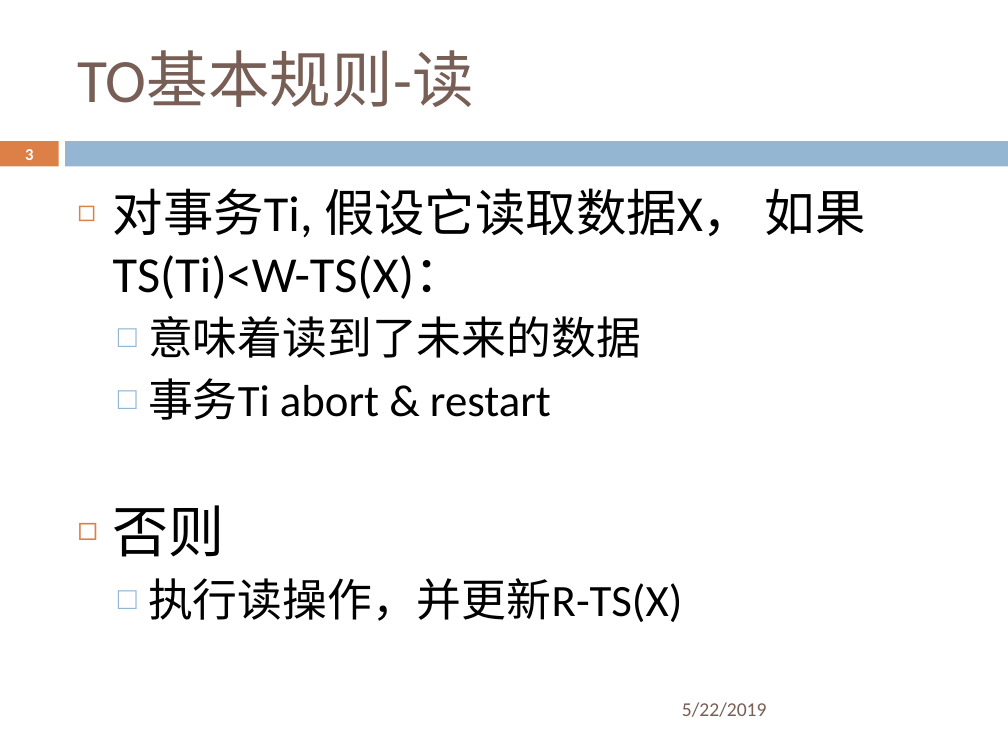
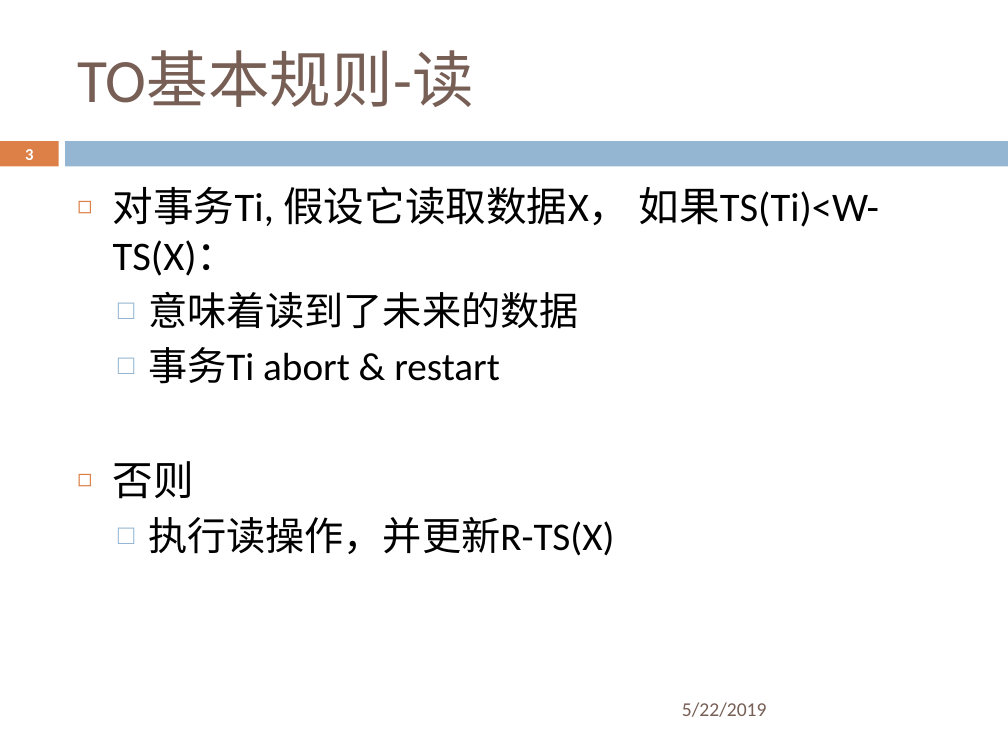
Before and after one commit to ZhangZihao270/DaSE_DBMS_Implemention, a slide deck: slide 3 of 并发控制/cc_to/slides/cc_to.pptx. Drawn at 1008x756 pixels with LibreOffice and Linux fonts; fonts in the diff are those of the drawing; background and template pictures are left out. Boxes give left, top, right and bottom in pixels: in the first picture for what was removed or moved away, otherwise in the second. Text is boxed around its words. In the diff, an @@ line names an element or a change of style, - is before the commit and + after.

```diff
--- a/并发控制/cc_to/slides/cc_to.pptx
+++ b/并发控制/cc_to/slides/cc_to.pptx
@@ text "对事务Ti, 假设它读取数据X， 如果TS(Ti)<W-TS(X)：" at bbox=[113, 186, 879, 556]: size 36 to 29 pt in "对事务Ti, 假设它读取数据X， 如果TS(Ti)<W-TS(X)："; size 32 to 28 pt in "意味着读到了未来的数据", "事务Ti abort & restart", "执行读操作，并更新R-TS(X)"; size 40 to 29 pt in "否则" @@
```
Also in this commit, not shown: 6 other slides changed, 1 slide added.
